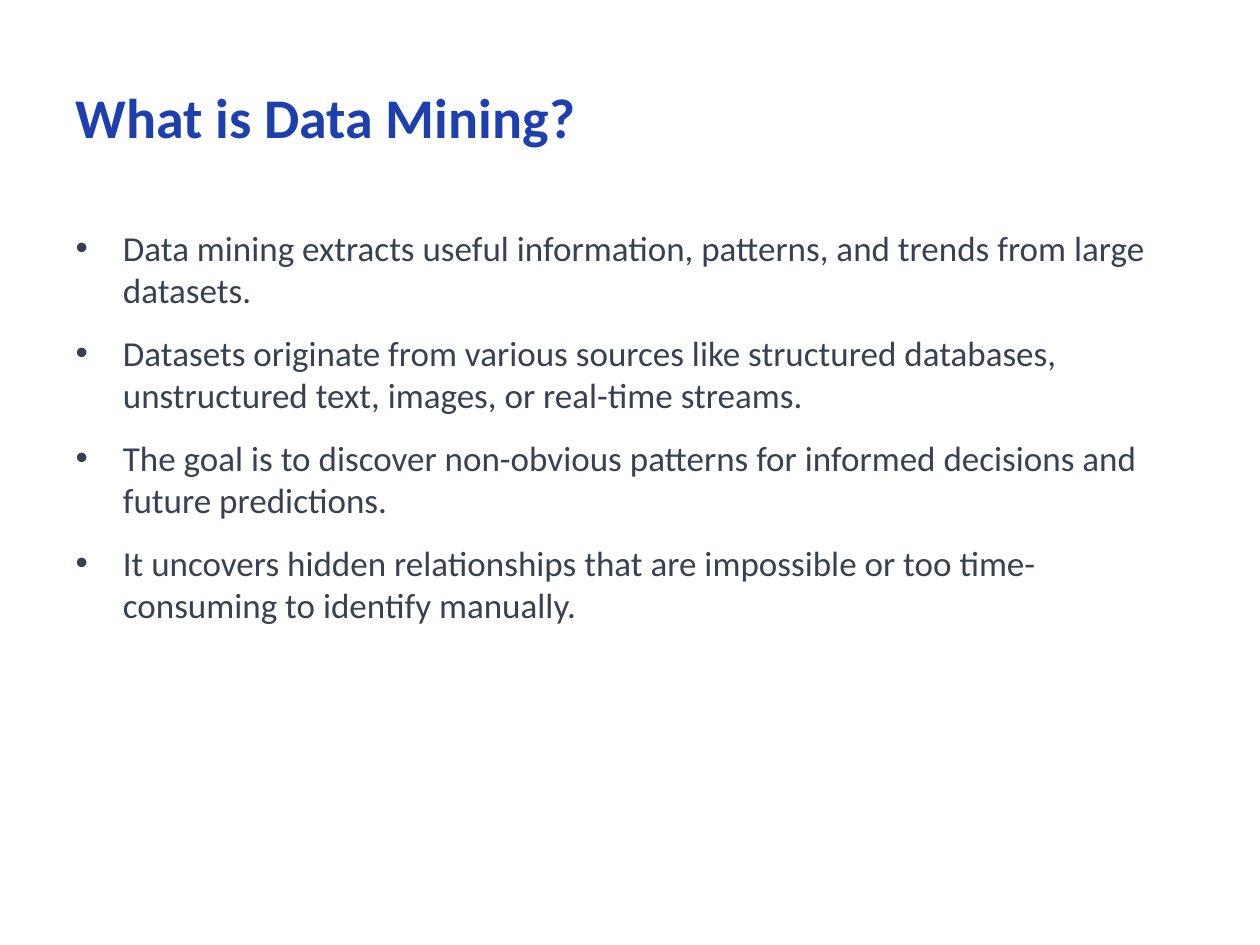
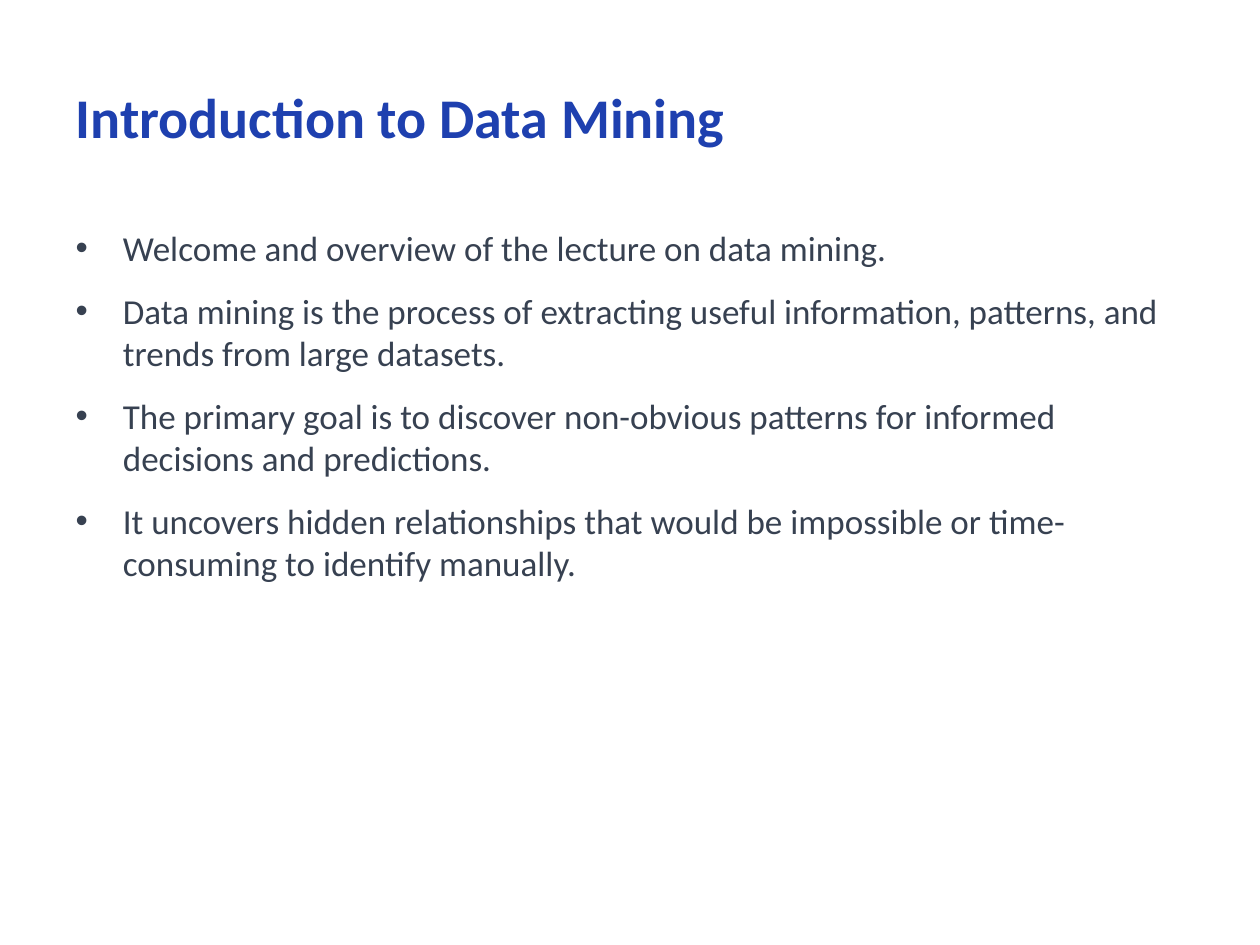
Before and after one commit to CodeByMonil/Lecture-Notes-Processor, a slide deck: slide 4 of outputs/slides/monil_Data-mining.pptx. Drawn at 1260x945 pixels with LibreOffice and Linux fonts; fonts in the diff are those of the drawing. Boxes give left, top, right and bottom in pixels: in the first picture for what was removed or moved away, otherwise in the second. Text is boxed around its words. In the diff, an @@ line names an element or a change of style, - is before the commit and + after.

```diff
--- a/outputs/slides/monil_Data-mining.pptx
+++ b/outputs/slides/monil_Data-mining.pptx
@@ title at [76,98,724,148]: text changed @@
-What is Data Mining?
+Introduction to Data Mining
@@ text at [123,236,1158,582]: text changed @@
-• Data mining extracts useful information, patterns, and trends from large datasets.
-• Datasets originate from various sources like structured databases, unstructured text, images, or real-time streams.
-• The goal is to discover non-obvious patterns for informed decisions and future predictions.
-• It uncovers hidden relationships that are impossible or too time-consuming to identify manually.
+• Welcome and overview of the lecture on data mining.
+• Data mining is the process of extracting useful information, patterns, and trends from large datasets.
+• The primary goal is to discover non-obvious patterns for informed decisions and predictions.
+• It uncovers hidden relationships that would be impossible or time-consuming to identify manually.
```
Also in this commit, not shown: 8 other slides changed, 1 slide added, 1 slide removed, 16 other files.
